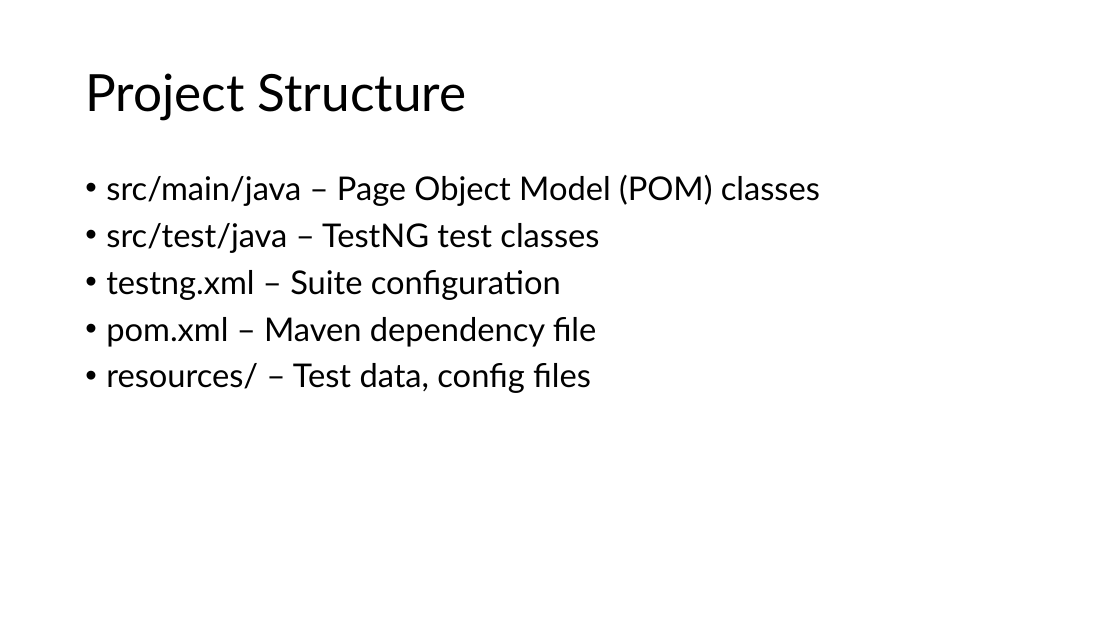
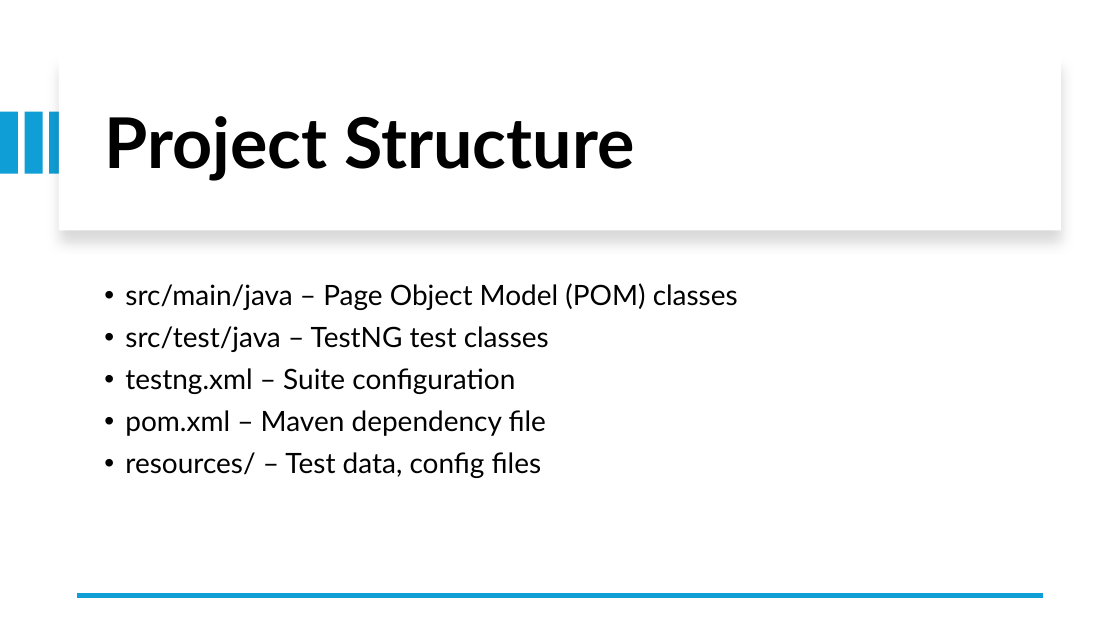
Before and after one commit to kirankumar792001/SauceDemo_CapstoneProject, a slide deck: slide 3 of PPT.pptx. Drawn at 1120x630 pixels with LibreOffice and Linux fonts; fonts in the diff are those of the drawing. Boxes give left, top, right and bottom in pixels: in the first picture for what was removed or moved away, otherwise in the second. Text is boxed around its words. In the diff, an @@ line names an element or a change of style, - is before the commit and + after.

```diff
--- a/PPT.pptx
+++ b/PPT.pptx
@@ rectangle added at [59, 56, 1061, 230], fill #FFFFFF @@
@@ title "Project Structure": place and size @@
-title "Project Structure" at [85, 73, 467, 120]
+title "Project Structure" at [104, 116, 634, 181]
@@ title "Project Structure" at [104, 116, 634, 181]: size 44 to 60 pt, bold on @@
@@ rectangle added at [0, 112, 18, 174], fill #0F9ED5 @@
@@ rectangle added at [24, 112, 42, 174], fill #0F9ED5 @@
@@ rectangle added at [50, 112, 67, 174], fill #0F9ED5 @@
@@ text "src/main/java – Page Object Model ...": place and size @@
-text "src/main/java – Page Object Model ..." at [106, 175, 820, 393]
+text "src/main/java – Page Object Model ..." at [125, 283, 738, 478]
@@ text "src/main/java – Page Object Model ..." at [125, 283, 738, 478]: size 28 to 24 pt @@
@@ line added from (1044, 596) to (77, 596), #0F9ED5 4.5 pt @@
```
Also in this commit, not shown: 12 other slides changed, 1 slide added.
